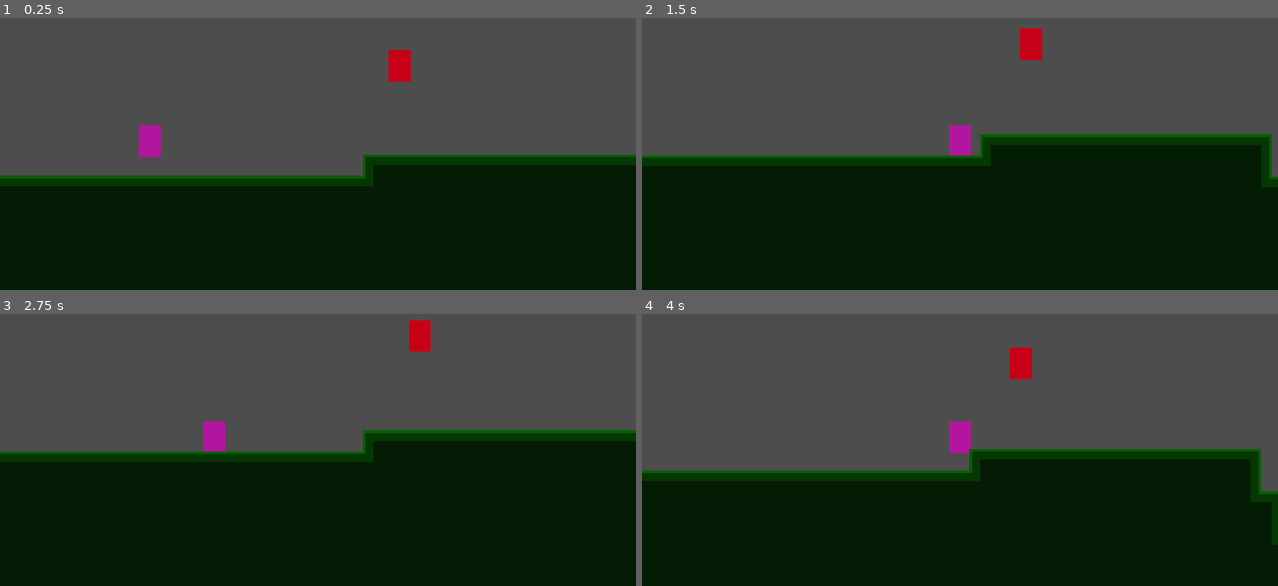
Above: before the commit, frames 1-4 (two rows, left to right).
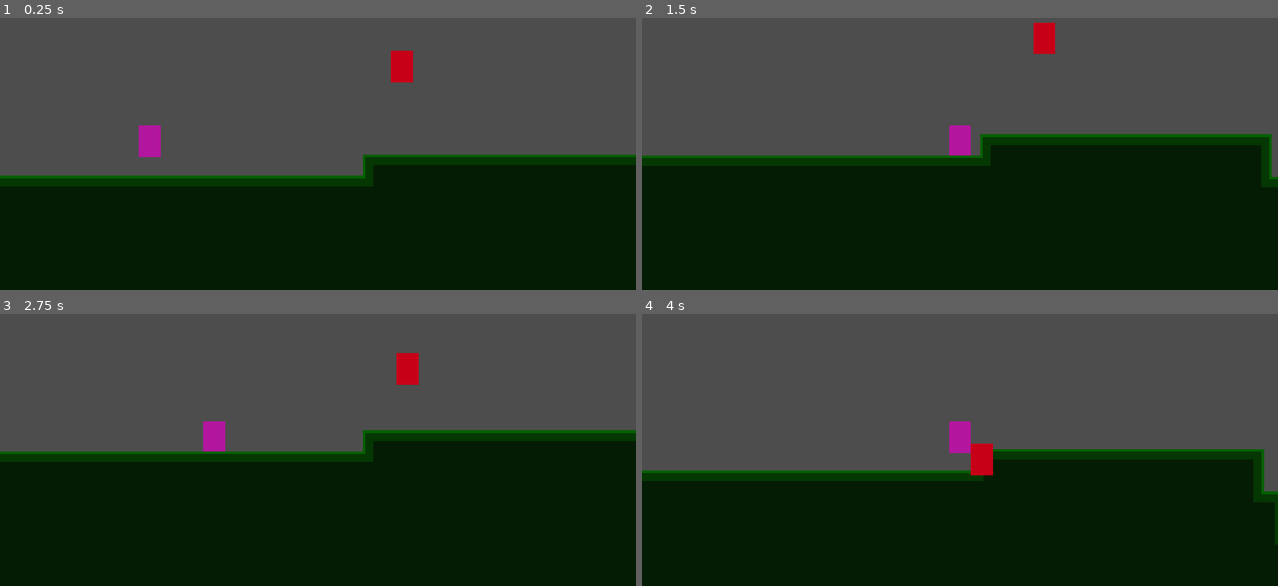
Above: after the commit, the same moments.

Repository: Tass2T/kiwiPtetre
Game: Godot game, scene res://Scenes/game.tscn
The game is run twice, just before and just after one commit, with the same random seed, the same clock (stepped at 60 frames per second) and the same inputs.
Inputs:
- Up to frame 1 (0.25 s): no input
- Up to frame 2 (1.5 s): hold Right (right) from 0.53 s (still down); tap Space (jump) at 0.77 s
- Up to frame 3 (2.75 s): tap Space (jump) at 1.52 s; release Right (right) at 2.03 s; hold Left (left) from 2.03 s (still down)
- Up to frame 4 (4 s): release Left (left) at 2.78 s; hold Right (right) from 2.78 s (still down); tap Space (jump) at 3.02, 3.77 s

The runs differ from the first frame. In frame 1, 0.1% of the frame differs, in the area x 61-65%, y 11-24%; in frame 2, 0.5%; in frame 3, 0.8%; in frame 4, 1.1%, in the area x 51-100%, y 12-85%.

Commit message:
flying kinda works

Diff:
--- a/Scenes/player.tscn
+++ b/Scenes/player.tscn
@@ -12,7 +12,7 @@
 [sub_resource type="RectangleShape2D" id="RectangleShape2D_f60y1"]
 size = Vector2(133, 126)
 
-[node name="Player" type="CharacterBody2D" unique_id=1752384532]
+[node name="Player" type="CharacterBody2D" unique_id=1752384532 groups=["player"]]
 collision_mask = 6
 script = ExtResource("1_smehm")
 
--- a/scripts/enemies/flying.gd
+++ b/scripts/enemies/flying.gd
@@ -6,12 +6,22 @@
 var patrol_speed   : float = 80.0
 var spawn_pos    : Vector2
 var bob_time     : float = 0.0
-var bob_frequency  : float = 2.0
+var bob_frequency  : float = 3.0
 var bob_amplitude  : float = 30.0
 var patrol_range : float = 140.0
+var timer        : float = 0.0
+var aggro_windup   : float = 0.6
+var target_pos   : Vector2
+var dive_dir     : Vector2
+var dive_speed     : float = 400.0
+var return_speed   : float = 150.0
+var detection_range: float = 800.0
+var player: Player
 
 func _ready() -> void:
 	spawn_pos = global_position
+	player = get_tree().get_first_node_in_group("player")
+	print(player)
 
 func _physics_process(delta: float) -> void:
 	match current_state:
@@ -22,21 +32,50 @@
 
 	move_and_slide()
 
+func _enter_aggro() -> void:
+	current_state = State.AGGRO
+	velocity = Vector2.ZERO
+	timer = 0.0
+
+func _enter_dive() -> void:
+	current_state = State.DIVE
+	target_pos = player.global_position          # verrouille la cible
+	dive_dir = (target_pos - global_position).normalized()
+
+func _enter_return() -> void:
+	current_state = State.RETURN
+	bob_time = 0.0
+
 func _patrol(delta: float) -> void:
 	bob_time += delta
-	var bob_offset = Vector2(0, sin(bob_time * bob_frequency) * bob_amplitude)
-	velocity = Vector2(0, cos(bob_time * bob_frequency) * bob_amplitude * bob_frequency)
 
-	global_position.x = spawn_pos.x + sin(bob_time * patrol_speed / patrol_range) * patrol_range
-
-	velocity.x = 0.0
+	velocity.x = cos(bob_time * patrol_speed / patrol_range) * patrol_range
 	velocity.y = cos(bob_time * bob_frequency) * bob_amplitude * bob_frequency
 
+	if player and global_position.distance_to(player.global_position) < detection_range:
+		_enter_aggro()
+
 func _aggro(delta: float) -> void:
-	pass
+	timer += delta
+	if timer >= aggro_windup:
+		_enter_dive()
 
-func _dive(delta: float) -> void:
-	pass
+func _dive(_delta: float) -> void:
+	velocity = dive_dir * dive_speed
 
-func _return(delta: float) -> void:
-	pass
+	# Arrive près de la cible OU touche le sol → on remonte
+	var dist = global_position.distance_to(target_pos)
+	if dist < 20.0 or is_on_floor():
+		_enter_return()
+
+func _return(_delta: float) -> void:
+	# Direction vers le spawn, mais légèrement à côté (effet d'arc)
+	var to_spawn = (spawn_pos - global_position)
+	var dist = to_spawn.length()
+
+	if dist < 10.0:
+		global_position = spawn_pos
+		current_state = State.PATROL
+		return
+
+	velocity = to_spawn.normalized() * return_speed
Not shown, added: scenes/Enemies/flying.tscn1275911811.tmp
